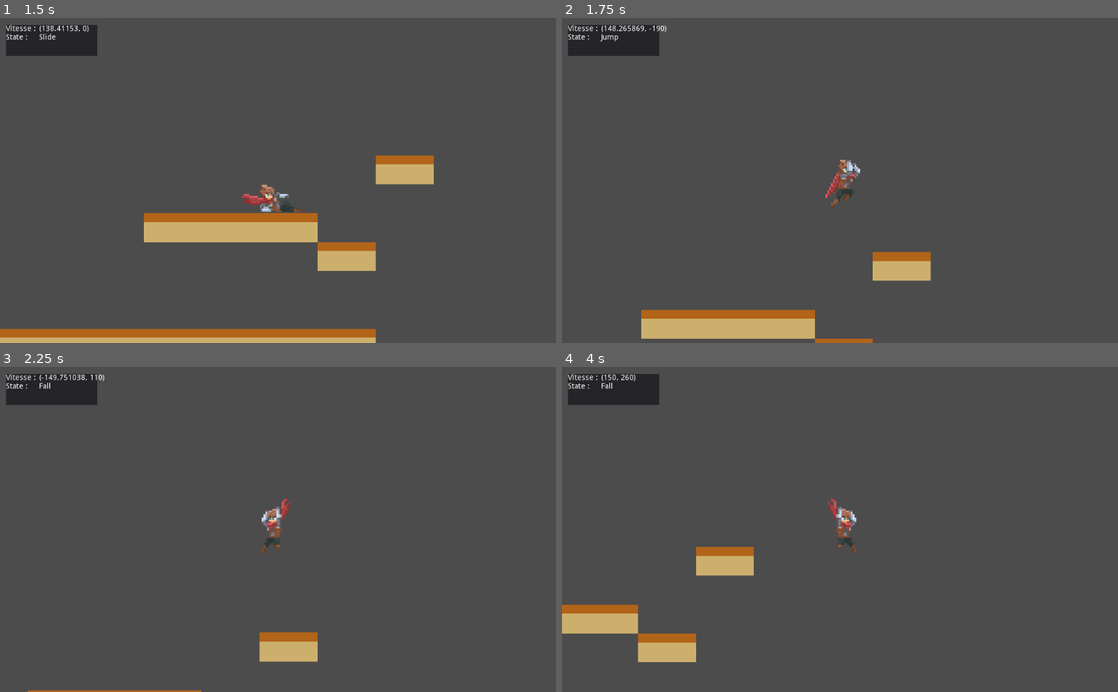
Above: before the commit, frames 1-4 (two rows, left to right).
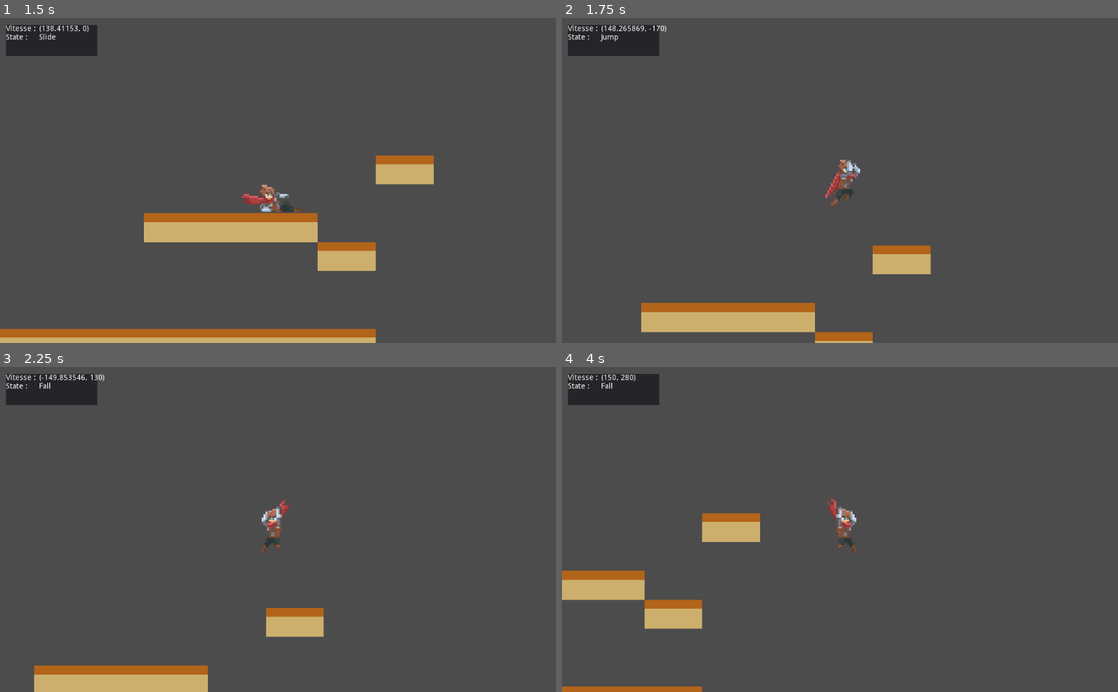
Above: after the commit, the same moments.

Repository: MilleniumBlitz/BasicPlateformer
Game: Godot game, scene res://Main.tscn
Two runs of this game, one before a commit and one after it. Both use one fixed random seed, a clock stepped at 60 frames per second and the inputs below.
Inputs:
- Up to frame 1 (1.5 s): hold Space (jump) 0.53-1.28 s; hold Right (move_right) from 0.53 s (still down); tap Alt (slide) at 1.35 s
- Up to frame 2 (1.75 s): keep holding Right (move_right); tap Space (jump) at 1.52, 1.55 s
- Up to frame 3 (2.25 s): tap Space (jump) at 1.82 s; release Right (move_right) at 2.03 s; hold Left (move_left) from 2.03 s (still down); hold Space (jump) from 2.03 s (still down)
- Up to frame 4 (4 s): release Left (move_left) at 2.78 s; release Space (jump) at 2.78 s; hold Right (move_right) from 2.78 s (still down); tap Alt (slide) at 2.85 s; tap Space (jump) at 3.02, 3.05, 3.32 s; hold Space (jump) from 3.53 s (still down)

Frame 1 is identical in both runs. In frame 2, 3.0% of the frame differs, in the area x 14-67%, y 2-100%; in frame 3, 4.4%; in frame 4, 6.8%, in the area x 0-36%, y 2-100%.

Commit message:
Add coyote time features

Diff:
--- a/entities/hero/Hero.gd
+++ b/entities/hero/Hero.gd
@@ -10,18 +10,20 @@
 
 signal velocity_changed
 
+const MAX_SPEED = 150
+
 var gravity = 10
 
-var direction = Vector2.LEFT.x
+var direction = Vector2.RIGHT.x
 var velocity := Vector2() setget set_velocity
 var look_at = 1
 
 var jump_force = 300
 var double_jump = false
+var coyoteTimer = 0
+var numCoyoteFrames = 6
 
 var rotation_enabled = true
-
-const MAX_SPEED = 150
 
 func set_velocity(value):
 	velocity = value
@@ -30,7 +32,7 @@
 func _ready():
 	stateMachine.start(self)
 
-func _process(delta):
+func _process(_delta):
 	direction = int(Input.is_action_pressed("move_right")) - int(Input.is_action_pressed("move_left"))
 	if (direction != 0):
 		look_at = direction
--- a/entities/hero/StateMachine.gd
+++ b/entities/hero/StateMachine.gd
@@ -27,5 +27,8 @@
 func _input(event):
 	current_state._handle_input(event)
 
+	if (event.is_action_pressed("jump") && (entity.coyoteTimer < entity.numCoyoteFrames)):
+		switch_state("Jump")
+
 func _physics_process(delta):
 	current_state._update(delta)
--- a/entities/hero/states/Fall.gd
+++ b/entities/hero/states/Fall.gd
@@ -5,6 +5,7 @@
 	get_parent().entity.animatedSprite.play("fall")
 
 func _update(_delta):
+	._update(_delta)
 	if (get_parent().entity.is_on_floor()):
 		if (entity.direction != 0):
 			emit_signal("switch_state", "Run")
--- a/entities/hero/states/Jump.gd
+++ b/entities/hero/states/Jump.gd
@@ -8,7 +8,7 @@
 	entity.velocity.y -= entity.jump_force
 
 func _update(_delta):
-
+	._update(_delta)
 	entity.velocity.x = lerp(entity.velocity.x, entity.MAX_SPEED * entity.direction, 0.15)
 	entity.velocity.y += entity.gravity
 	entity.velocity = entity.move_and_slide(entity.velocity, Vector2.UP)
--- a/entities/hero/states/OnAir.gd
+++ b/entities/hero/states/OnAir.gd
@@ -3,6 +3,10 @@
 class_name OnAir
 
 func _handle_input(event):
+	return
 	if (event.is_action_pressed("jump") && !entity.double_jump):
 		entity.double_jump = true
 		entity.velocity.y = -entity.jump_force
+
+func _update(_delta):
+	entity.coyoteTimer += 1
--- a/entities/hero/states/OnGround.gd
+++ b/entities/hero/states/OnGround.gd
@@ -3,11 +3,13 @@
 class_name OnGround
 
 func _enter_state():
+	._enter_state()
 	entity.double_jump = false
+	entity.coyoteTimer = 0
 
-func _handle_input(event):
-	if (event.is_action_pressed("jump")):
-		emit_signal("switch_state", "Jump")
+#func _handle_input(event):
+#	if (event.is_action_pressed("jump") && (entity.coyoteTimer < entity.numCoyoteFrames)):
+#		emit_signal("switch_state", "Jump")
 
 func _update(_delta):
 	if (!entity.is_on_floor()):
